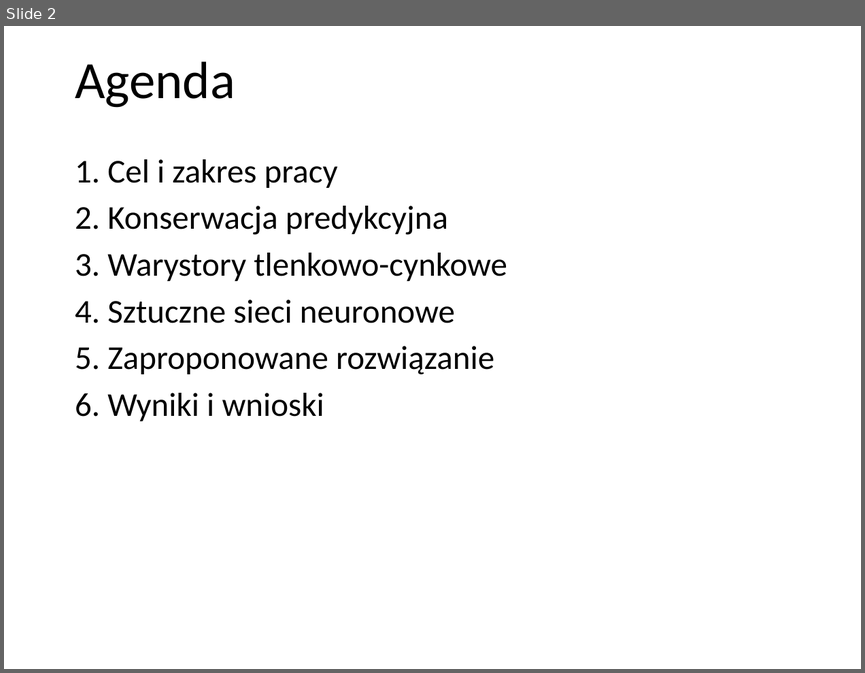
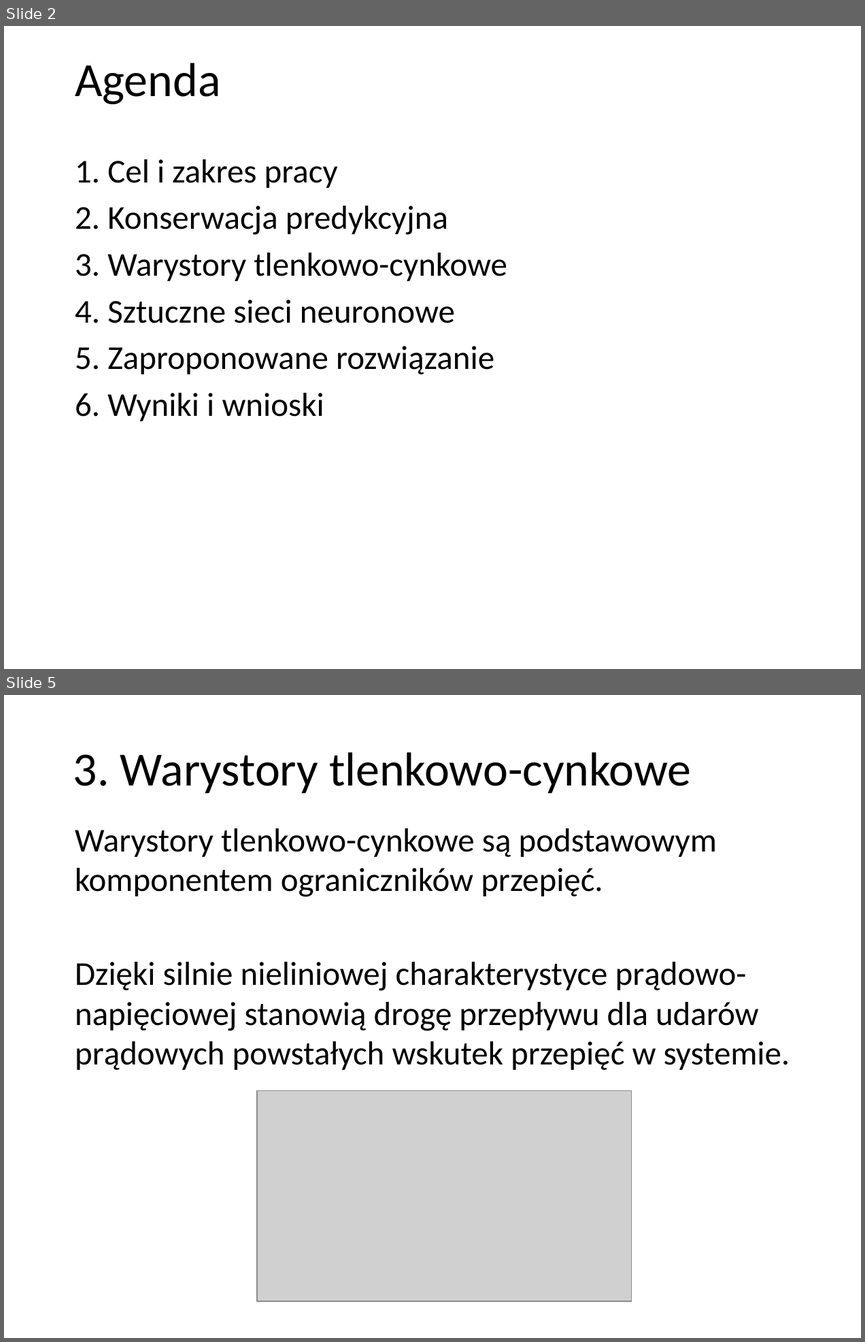
Before and after one commit to r-zareba/praca_inzynierska, a slide deck: prezentacja.pptx. Shown one above the other, each under a label of ours: slide 2 before the commit, slides 2 and 5 after it; the slides between them are not shown. The pictures are 865x673 and 865x1342 pixels, drawn with LibreOffice and Linux fonts; fonts in the diff are those of the drawing; grey boxes stand for pictures; background and template pictures are left out. Boxes give left, top, right and bottom in pixels: in the first picture for what was removed or moved away, otherwise in the second. Text is boxed around its words. In the diff, an @@ line names an element or a change of style, - is before the commit and + after.

```diff
--- a/prezentacja.pptx
+++ b/prezentacja.pptx
@@ slide 5 added at (4, 695, 861, 1338), background picture (left out); not listed: 1 template element that a slide beside it also shows @@
@@ text added at (73, 752, 691, 794), 40 pt, text #000000 @@
+3. Warystory tlenkowo-cynkowe
@@ text added at (75, 828, 790, 1070), 28 pt, text #000000 @@
+Warystory tlenkowo-cynkowe są podstawowym komponentem ograniczników przepięć.
+Dzięki silnie nieliniowej charakterystyce prądowo-napięciowej stanowią drogę przepływu dla udarów prądowych powstałych wskutek przepięć w systemie.
@@ picture added at (257, 1091, 631, 1301) @@
@@ slide 2 changed as well @@
@@ text "Agenda" at (75, 63, 221, 104): size 44 to 40 pt @@
```
Also in this commit, not shown: 2 other slides changed, 5 other slides added, 7 slides removed, 7 other files.
